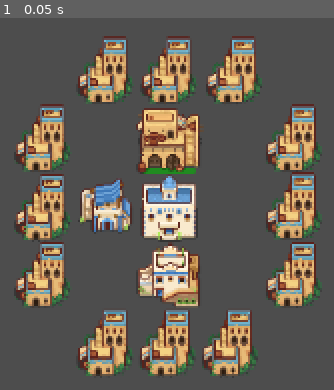
Above: before the commit, frame 1.
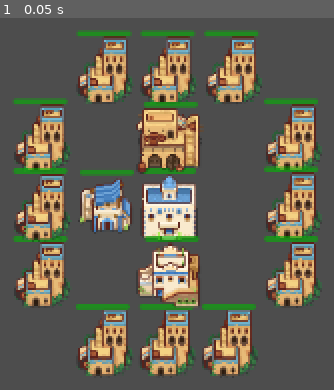
Above: after the commit, the same moment.

Repository: Bodin-IM/godot-game-gruppe-2
Game: Godot game, scene res://buildings/scenes/buildings.tscn
The game is run twice, just before and just after one commit, with the same random seed, the same clock (stepped at 60 frames per second) and the same inputs. This scene is started directly instead of the project's main scene.
Inputs:
- Up to frame 1 (0.05 s): no input

The runs differ from the first frame. In frame 1, 3.7% of the frame differs, in the area x 4-96%, y 3-79%.

Commit message:
GUI for buildings
Progressbars for alle bygningene + kode.

Diff:
--- a/buildings/scenes/defense_tower.tscn
+++ b/buildings/scenes/defense_tower.tscn
@@ -18,3 +18,11 @@
 
 [node name="Sprite2D" type="Sprite2D" parent="Area2D"]
 texture = ExtResource("1_po13l")
+
+[node name="ProgressBar" type="ProgressBar" parent="Area2D/Sprite2D"]
+modulate = Color(0, 1, 0, 1)
+offset_left = -22.0
+offset_top = -29.0
+offset_right = 17.0
+offset_bottom = -25.0
+show_percentage = false
--- a/buildings/scenes/resource_storage_stone.tscn
+++ b/buildings/scenes/resource_storage_stone.tscn
@@ -18,3 +18,11 @@
 
 [node name="Sprite2D" type="Sprite2D" parent="Area2D"]
 texture = ExtResource("1_vucex")
+
+[node name="ProgressBar" type="ProgressBar" parent="Area2D/Sprite2D"]
+modulate = Color(0, 1, 0, 1)
+offset_left = -19.0
+offset_top = -28.0
+offset_right = 20.0
+offset_bottom = -24.0
+show_percentage = false
--- a/buildings/scenes/resource_storage_wood.tscn
+++ b/buildings/scenes/resource_storage_wood.tscn
@@ -18,3 +18,11 @@
 
 [node name="Sprite2D" type="Sprite2D" parent="Area2D"]
 texture = ExtResource("1_dy126")
+
+[node name="ProgressBar" type="ProgressBar" parent="Area2D/Sprite2D"]
+modulate = Color(0, 1, 0, 1)
+offset_left = -18.0
+offset_top = -29.0
+offset_right = 21.0
+offset_bottom = -25.0
+show_percentage = false
--- a/buildings/scenes/ridder_krabber_hytte.tscn
+++ b/buildings/scenes/ridder_krabber_hytte.tscn
@@ -7,6 +7,7 @@
 size = Vector2(43, 43)
 
 [node name="Node2D" type="Node2D"]
+position = Vector2(-1, 0)
 script = ExtResource("1_ycdat")
 
 [node name="Area2D" type="Area2D" parent="." groups=["build_group"]]
@@ -18,3 +19,12 @@
 
 [node name="ridder_krabbe_hytte" type="Sprite2D" parent="Area2D"]
 texture = ExtResource("1_u2nv1")
+
+[node name="ProgressBar" type="ProgressBar" parent="Area2D/ridder_krabbe_hytte"]
+modulate = Color(0, 1, 0, 1)
+offset_left = -19.0
+offset_top = -26.0
+offset_right = 20.0
+offset_bottom = -22.0
+show_percentage = false
+metadata/_edit_use_anchors_ = true
--- a/buildings/scripts/defense_tower.gd
+++ b/buildings/scripts/defense_tower.gd
@@ -1,3 +1,27 @@
 extends Node2D
 
+@onready var progressbar = $Area2D/Sprite2D/ProgressBar
+
 var hp = 200
+var max_hp = hp
+
+
+func _ready():
+	progressbar.max_value = max_hp
+
+func _physics_process(delta):
+	progressbar.value = hp
+
+	if (hp > 120):
+		progressbar.modulate = "#00ff00"
+
+	if (hp < 120):
+		progressbar.modulate = "#ffff00"
+
+	if (hp < 60):
+		progressbar.modulate = "#de0000"
+
+
+func on_hit():
+	if (hp < 1):
+		queue_free()
--- a/buildings/scripts/main_building.gd
+++ b/buildings/scripts/main_building.gd
@@ -11,10 +11,10 @@
 func _physics_process(delta):
 	progressbar.value = hp
 
-	if (hp > 70):
+	if (hp > 60):
 		progressbar.modulate = "#00ff00"
 
-	if (hp < 70):
+	if (hp < 60):
 		progressbar.modulate = "#ffff00"
 
 	if (hp < 30):
@@ -22,6 +22,5 @@
 
 
 func on_hit():
-	hp -= 3
 	if (hp < 1):
 		queue_free()
--- a/buildings/scripts/resource_storage_stone.gd
+++ b/buildings/scripts/resource_storage_stone.gd
@@ -1,3 +1,26 @@
 extends Node2D
 
+@onready var progressbar = $Area2D/Sprite2D/ProgressBar
+
 var hp = 50
+var max_hp = hp
+
+func _ready():
+	progressbar.max_value = max_hp
+
+func _physics_process(delta):
+	progressbar.value = hp
+
+	if (hp > 30):
+		progressbar.modulate = "#00ff00"
+
+	if (hp < 30):
+		progressbar.modulate = "#ffff00"
+
+	if (hp < 15):
+		progressbar.modulate = "#de0000"
+
+
+func on_hit():
+	if (hp < 1):
+		queue_free()
--- a/buildings/scripts/resource_storage_wood.gd
+++ b/buildings/scripts/resource_storage_wood.gd
@@ -1,3 +1,26 @@
 extends Node2D
 
+@onready var progressbar = $Area2D/Sprite2D/ProgressBar
+
 var hp = 50
+var max_hp = hp
+
+func _ready():
+	progressbar.max_value = max_hp
+
+func _physics_process(delta):
+	progressbar.value = hp
+
+	if (hp > 30):
+		progressbar.modulate = "#00ff00"
+
+	if (hp < 30):
+		progressbar.modulate = "#ffff00"
+
+	if (hp < 15):
+		progressbar.modulate = "#de0000"
+
+
+func on_hit():
+	if (hp < 1):
+		queue_free()
--- a/buildings/scripts/ridder_krabber_hytte.gd
+++ b/buildings/scripts/ridder_krabber_hytte.gd
@@ -1,3 +1,28 @@
 extends Node2D
 
+
+@onready var progress_bar = $Area2D/ridder_krabbe_hytte/ProgressBar
+
 var hp = 50
+var max_hp = hp
+
+func _ready():
+	progress_bar.max_value = max_hp
+
+func _physics_process(delta):
+	progress_bar.value = hp
+
+	if (hp > 30):
+		progress_bar.modulate = "#00ff00"
+
+	if (hp < 30):
+		progress_bar.modulate = "#ffff00"
+
+	if (hp < 15):
+		progress_bar.modulate = "#de0000"
+
+
+func on_hit():
+
+	if (hp < 1):
+		queue_free()
--- a/resources/scripts/trees.gd
+++ b/resources/scripts/trees.gd
@@ -19,7 +19,6 @@
 	pass
 
 
-
 func on_hit():
 	if (dead == false):
 		tree_lives -= 1
